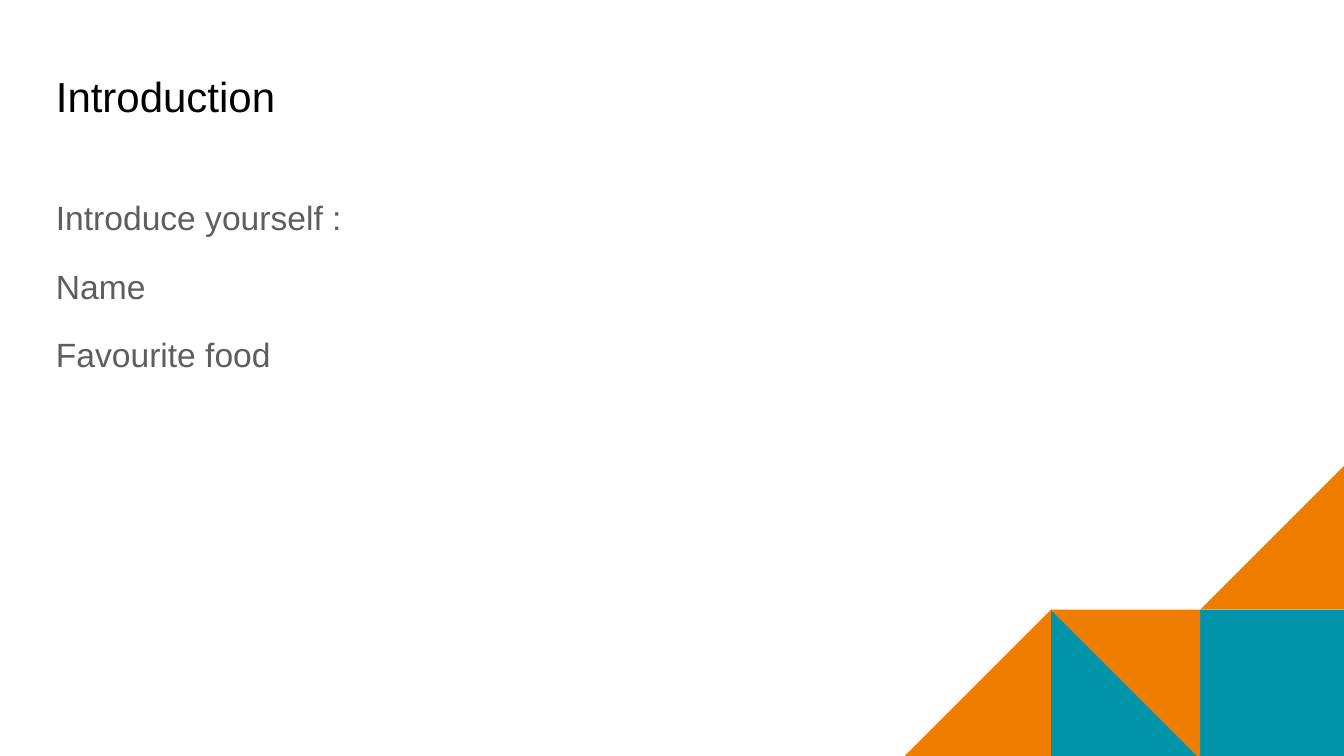
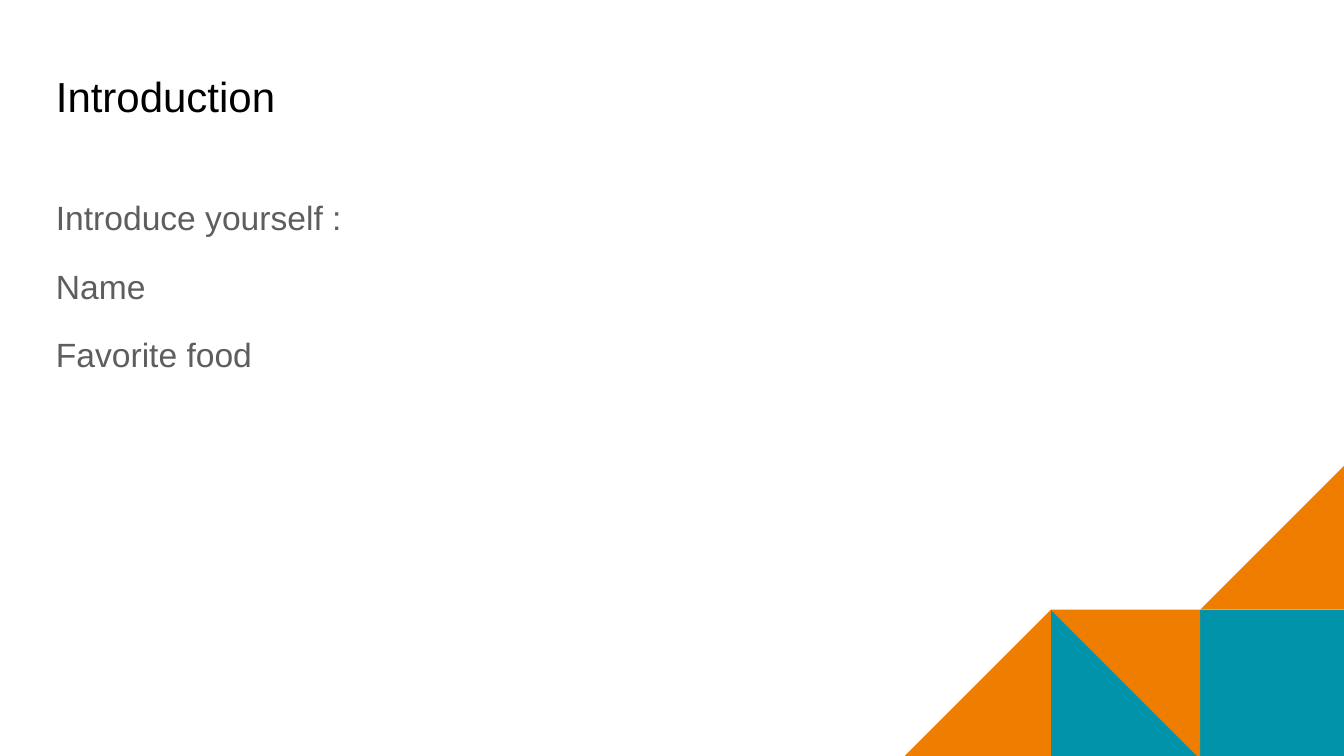
Before and after one commit to mr-eggleton/web-lit-core, a slide deck: slide 4 of final ppt/01-web-and-you.pptx. Drawn at 1344x756 pixels with LibreOffice and Linux fonts; fonts in the diff are those of the drawing; background and template pictures are left out. Boxes give left, top, right and bottom in pixels: in the first picture for what was removed or moved away, otherwise in the second. Text is boxed around its words. In the diff, an @@ line names an element or a change of style, - is before the commit and + after.

```diff
--- a/final ppt/01-web-and-you.pptx
+++ b/final ppt/01-web-and-you.pptx
@@ text at [56,342,252,368]: text changed @@
-Favourite food
+Favorite food
```
Also in this commit, not shown: 4 other slides changed, 2 slides added, 1 slide removed.
